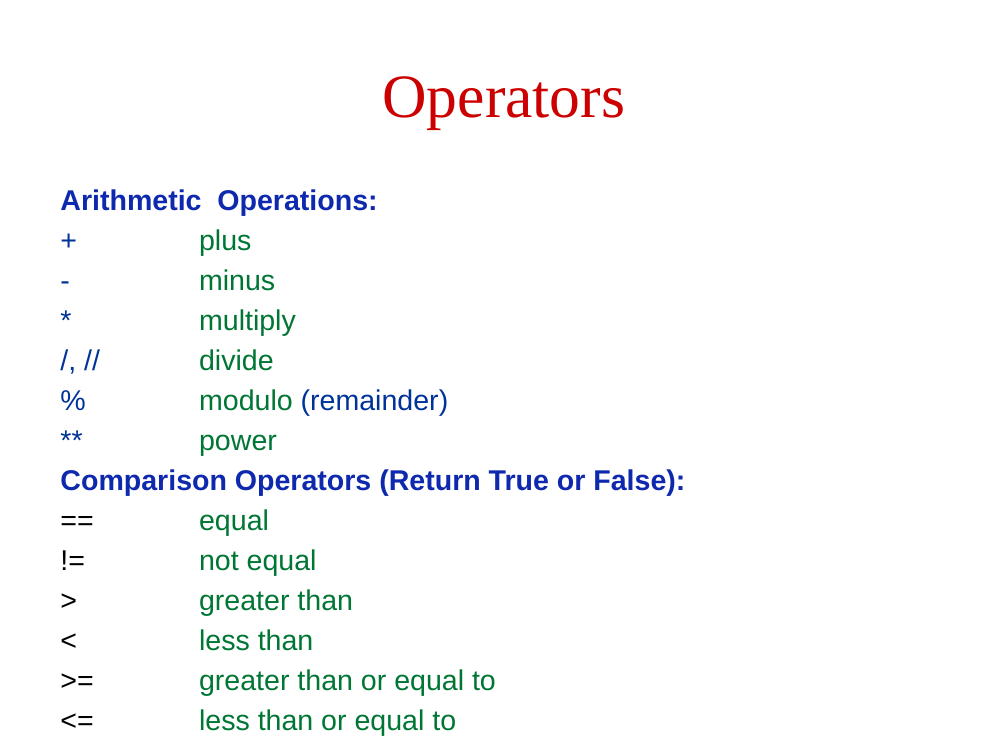
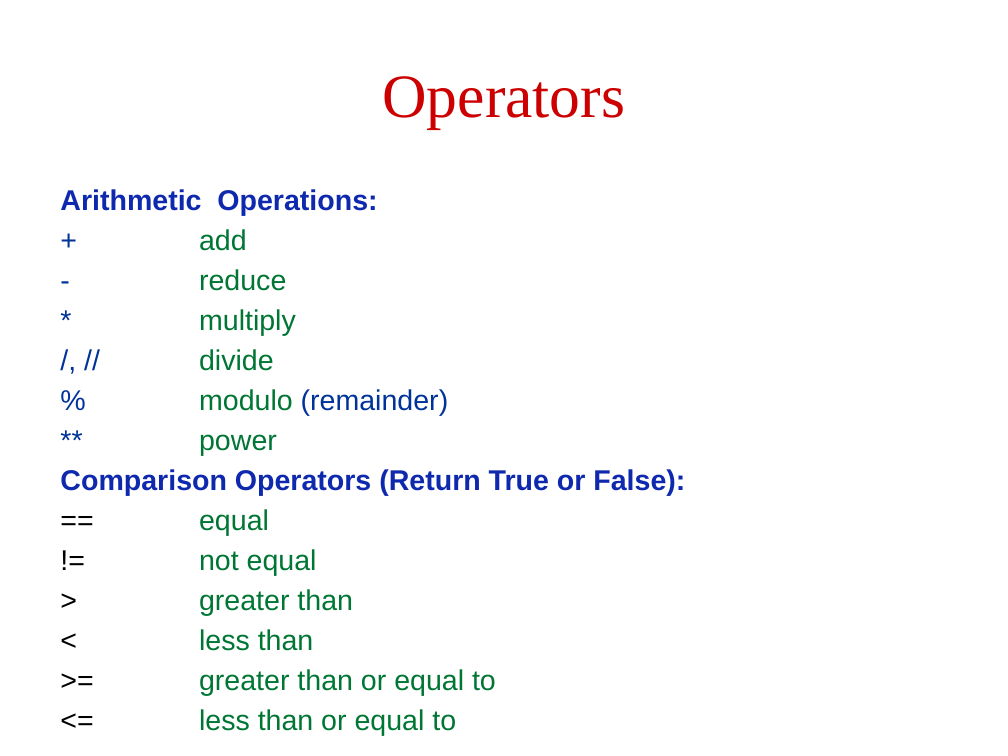
Before and after one commit to robintux/gip, a slide deck: slide 5 of Sessions/2/gip2.pptx. Drawn at 1008x756 pixels with LibreOffice and Linux fonts; fonts in the diff are those of the drawing. Boxes give left, top, right and bottom in pixels: in the first picture for what was removed or moved away, otherwise in the second. Text is boxed around its words. In the diff, an @@ line names an element or a change of style, - is before the commit and + after.

```diff
--- a/Sessions/2/gip2.pptx
+++ b/Sessions/2/gip2.pptx
@@ text at bbox=[199, 229, 286, 291]: text changed @@
-+ plus
-- minus
++ add
+- reduce
```
Also in this commit, not shown: 11 other slides changed, 4 slides removed.
